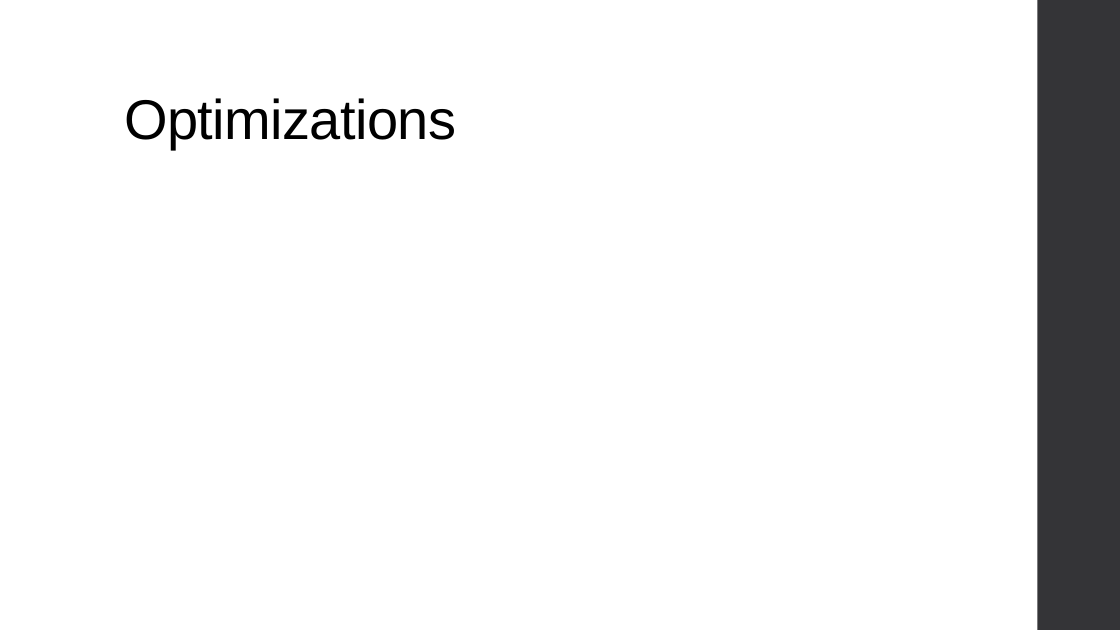
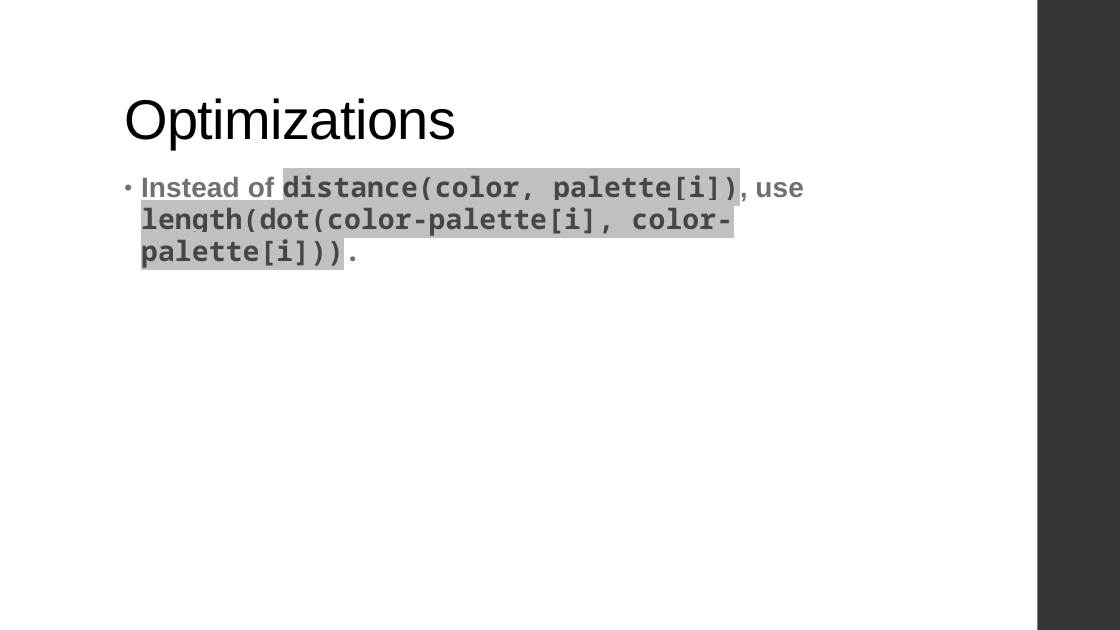
Before and after one commit to sandint2011/mc-shader-exploration, a slide deck: slide 9 of Final Presentation Tucker-Spencer.pptx. Drawn at 1120x630 pixels with LibreOffice and Linux fonts; fonts in the diff are those of the drawing. Boxes give left, top, right and bottom in pixels: in the first picture for what was removed or moved away, otherwise in the second. Text is boxed around its words. In the diff, an @@ line names an element or a change of style, - is before the commit and + after.

```diff
--- a/Final Presentation Tucker-Spencer.pptx
+++ b/Final Presentation Tucker-Spencer.pptx
@@ text added at (141,171,803,269), 24 pt, text #46464A, bold @@
+• Instead of distance(color, palette[i]), use length(dot(color-palette[i], color-palette[i])).
```
